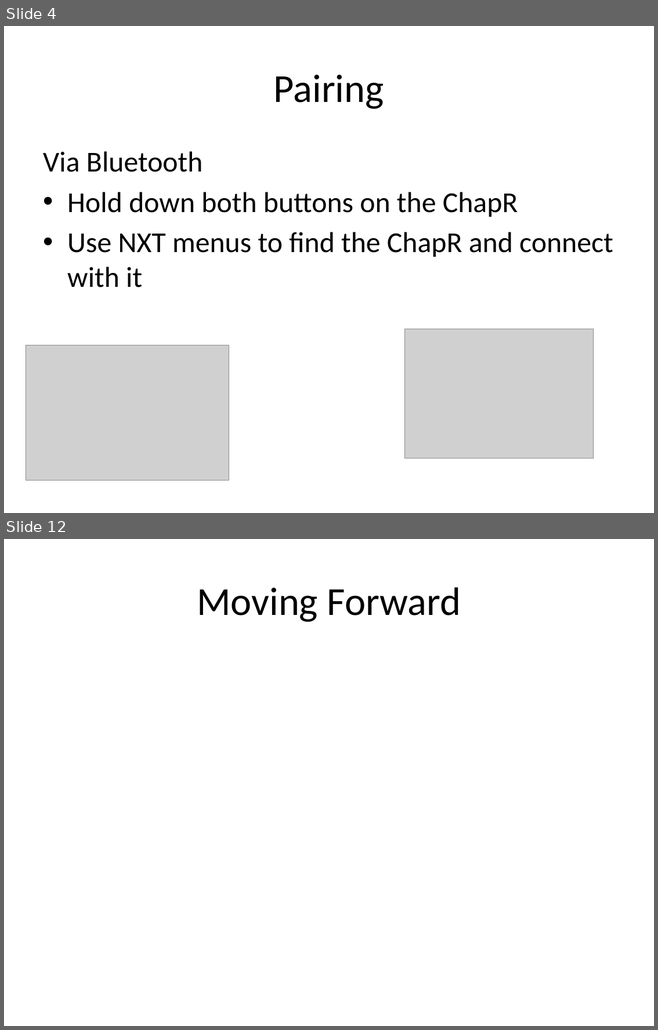
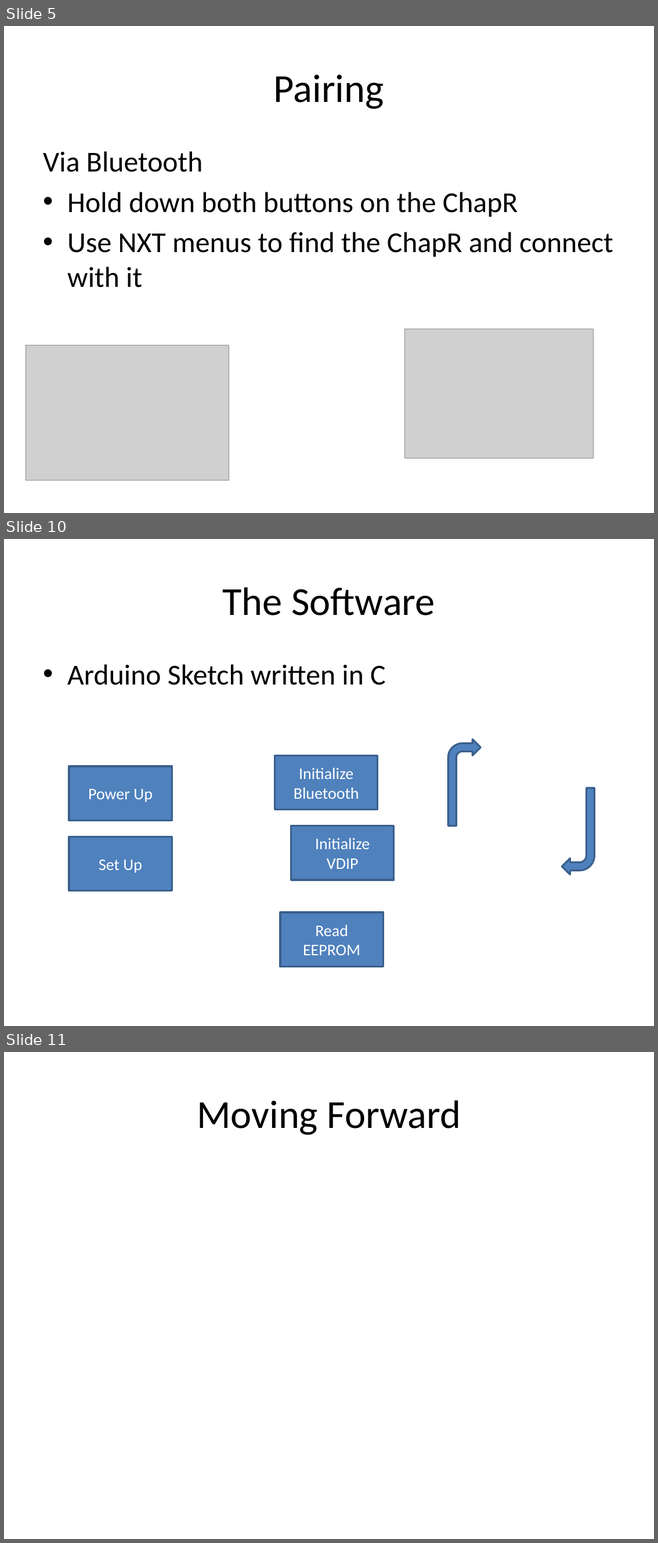
Before and after one commit to ChapResearch/ChapR, a slide deck: ChaprSVN/Promo/Presentation for FTC.pptx. Shown one above the other, each under a label of ours: slides 4 and 12 before the commit, slides 5, 10 and 11 after it; the slides between them are not shown. The pictures are 658x1030 and 658x1543 pixels, drawn with LibreOffice and Linux fonts; fonts in the diff are those of the drawing; grey boxes stand for pictures. Boxes give left, top, right and bottom in pixels: in the first picture for what was removed or moved away, otherwise in the second. Text is boxed around its words. In the diff, an @@ line names an element or a change of style, - is before the commit and + after.

```diff
--- a/ChaprSVN/Promo/Presentation for FTC.pptx
+++ b/ChaprSVN/Promo/Presentation for FTC.pptx
@@ slide 10 added at bbox=[4, 539, 654, 1026], background #FFFFFF @@
@@ title added at bbox=[223, 587, 435, 616], 44 pt, text #000000 @@
+The Software
@@ text added at bbox=[67, 664, 386, 685], 32 pt, text #000000 @@
+• Arduino Sketch written in C
@@ bent arrow added at bbox=[448, 739, 480, 826], fill #4F81BD, outline #3A5F8C 2 pt @@
@@ rectangle added at bbox=[275, 755, 378, 809], fill #4F81BD, outline #3A5F8C 2 pt, 18 pt, text #FFFFFF @@
+Initialize Bluetooth
@@ rectangle added at bbox=[69, 766, 172, 820], fill #4F81BD, outline #3A5F8C 2 pt, 18 pt, text #FFFFFF @@
+Power Up
@@ bent arrow added at bbox=[561, 788, 594, 874], fill #4F81BD, outline #3A5F8C 2 pt @@
@@ rectangle added at bbox=[291, 826, 394, 880], fill #4F81BD, outline #3A5F8C 2 pt, 18 pt, text #FFFFFF @@
+Initialize VDIP
@@ rectangle added at bbox=[69, 837, 172, 890], fill #4F81BD, outline #3A5F8C 2 pt, 18 pt, text #FFFFFF @@
+Set Up
@@ rectangle added at bbox=[280, 913, 383, 966], fill #4F81BD, outline #3A5F8C 2 pt, 18 pt, text #FFFFFF @@
+Read EEPROM
@@ what was slide 4 is now slide 5 @@
@@ what was slide 12 is now slide 11 @@
```
Also in this commit, not shown: 6 slides changed, 1 other slide added, 2 slides removed, 1 other file.
